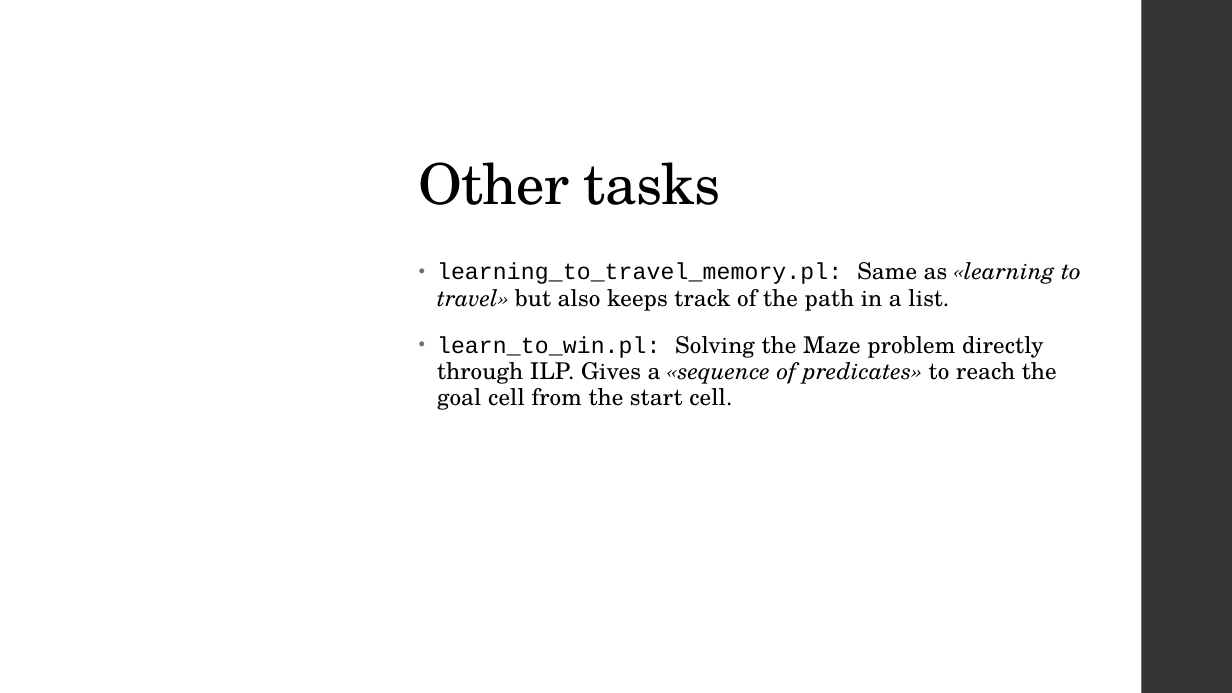
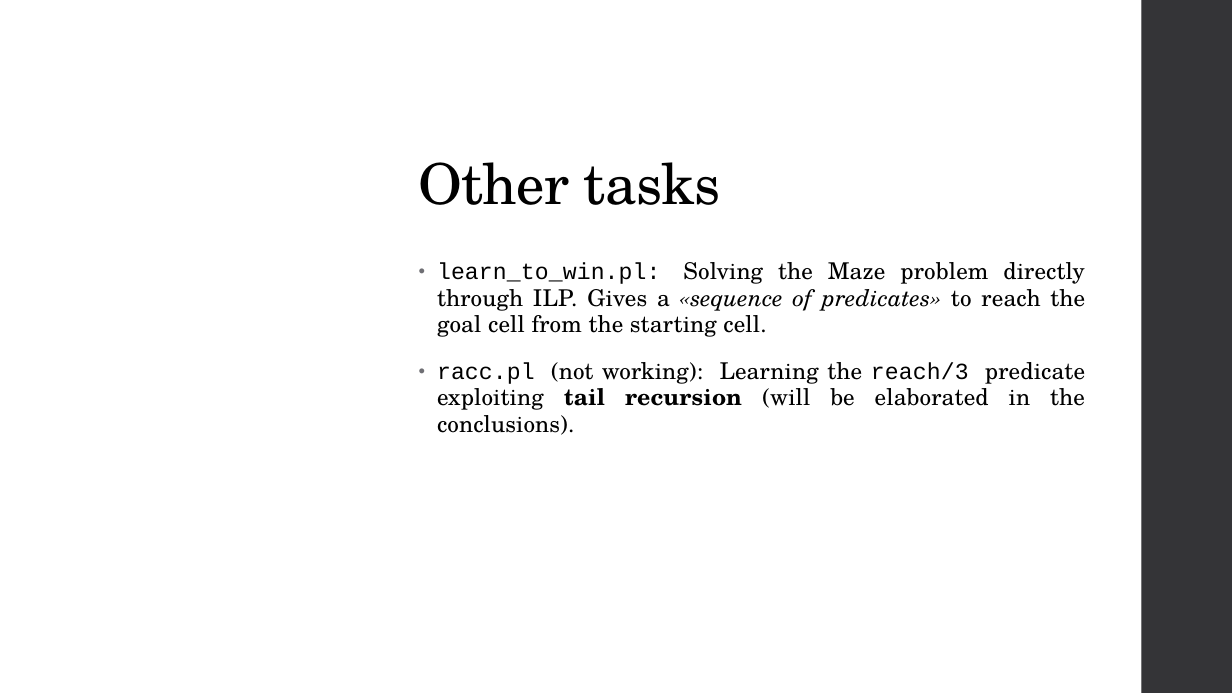
Before and after one commit to Alex-Dell1/ATAI_Maze_Project, a slide deck: slide 22 of ATAI_Presentation.pptx. Drawn at 1232x693 pixels with LibreOffice and Linux fonts; fonts in the diff are those of the drawing; background and template pictures are left out. Boxes give left, top, right and bottom in pixels: in the first picture for what was removed or moved away, otherwise in the second. Text is boxed around its words. In the diff, an @@ line names an element or a change of style, - is before the commit and + after.

Commit message:
Added Conclusions chapter

```diff
--- a/ATAI_Presentation.pptx
+++ b/ATAI_Presentation.pptx
@@ text at bbox=[437, 262, 1085, 435]: text changed @@
-• learning_to_travel_memory.pl: Same as «learning to travel» but also keeps track of the path in a list.
-• learn_to_win.pl: Solving the Maze problem directly through ILP. Gives a «sequence of predicates» to reach the goal cell from the start cell.
+• learn_to_win.pl: Solving the Maze problem directly through ILP. Gives a «sequence of predicates» to reach the goal cell from the starting cell.
+• racc.pl (not working): Learning the reach/3 predicate exploiting tail recursion (will be elaborated in the conclusions).
```
Also in this commit, not shown: 1 other slide changed, 5 slides added, 1 other file.
